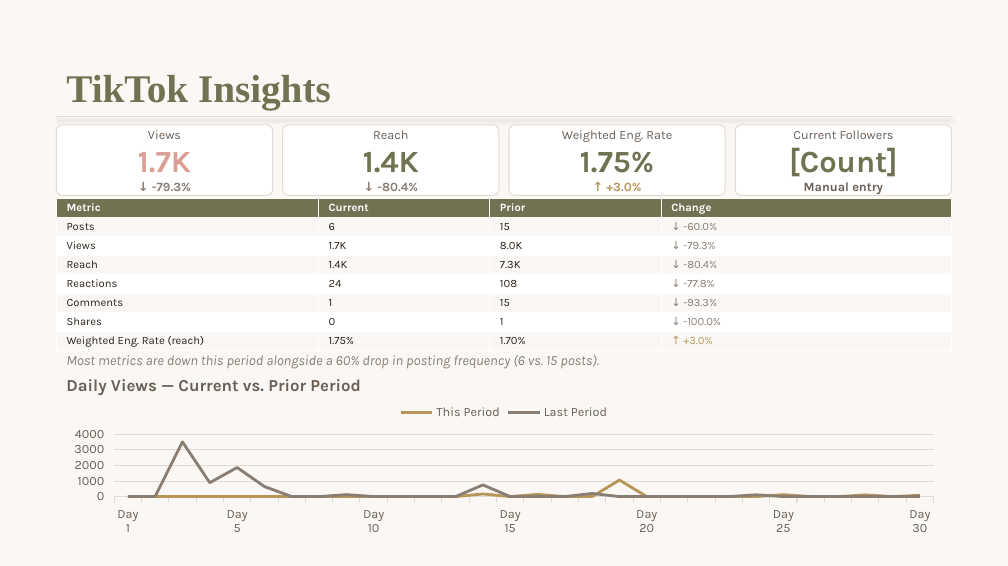
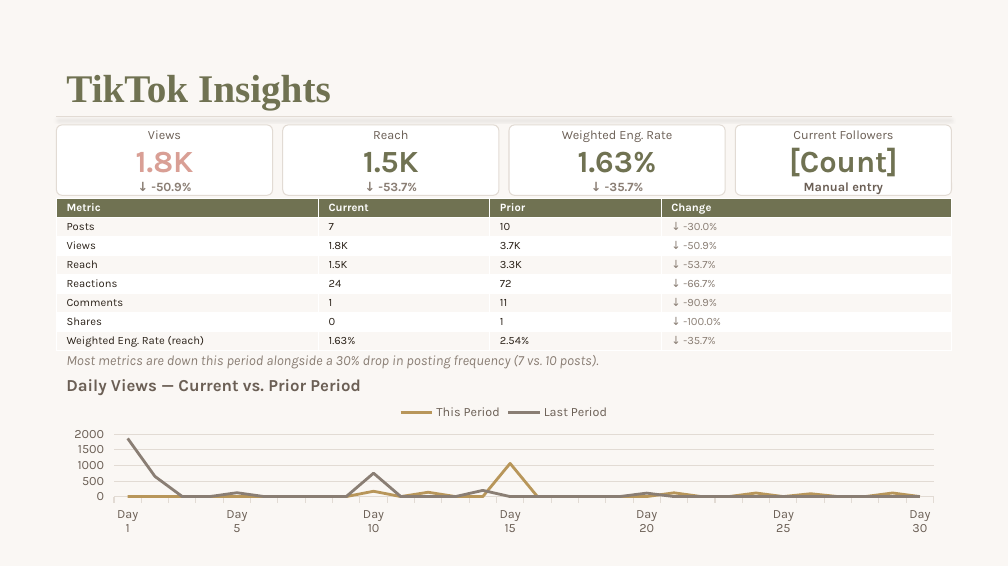
Before and after one commit to lakehousesocial-tech/salonveritas-monthly-report, a slide deck: slide 6 of Salon Veritas Monthly Report — September 2026.pptx. Drawn at 1008x566 pixels with LibreOffice and Linux fonts; fonts in the diff are those of the drawing. Boxes give left, top, right and bottom in pixels: in the first picture for what was removed or moved away, otherwise in the second. Text is boxed around its words. In the diff, an @@ line names an element or a change of style, - is before the commit and + after.

```diff
--- a/Salon Veritas Monthly Report — September 2026.pptx
+++ b/Salon Veritas Monthly Report — September 2026.pptx
@@ text in rounded rectangle at bbox=[136, 152, 194, 191]: text changed @@
-1.7K
-↓ -79.3%
+1.8K
+↓ -50.9%
@@ text in rounded rectangle at bbox=[363, 152, 419, 191]: text changed @@
-1.4K
-↓ -80.4%
+1.5K
+↓ -53.7%
@@ text in rounded rectangle at bbox=[578, 151, 657, 191]: text changed; text colour #B8965A to #8A7E74 @@
-1.75%
-↑ +3.0%
+1.63%
+↓ -35.7%
@@ table at bbox=[56, 199, 952, 351] @@
-row 2: Posts | 6 | 15 | ↓ -60.0%
+row 2: Posts | 7 | 10 | ↓ -30.0%
-row 3: Views | 1.7K | 8.0K | ↓ -79.3%
+row 3: Views | 1.8K | 3.7K | ↓ -50.9%
-row 4: Reach | 1.4K | 7.3K | ↓ -80.4%
+row 4: Reach | 1.5K | 3.3K | ↓ -53.7%
-row 5, column 3: 108
+row 5, column 3: 72
-row 5, column 4: ↓ -77.8%
+row 5, column 4: ↓ -66.7%
-row 6, column 3: 15
+row 6, column 3: 11
-row 6, column 4: ↓ -93.3%
+row 6, column 4: ↓ -90.9%
-row 8: Weighted Eng. Rate (reach) | 1.75% | 1.70% | ↑ +3.0%
+row 8: Weighted Eng. Rate (reach) | 1.63% | 2.54% | ↓ -35.7%
@@ text at bbox=[66, 355, 599, 369]: text changed @@
-Most metrics are down this period alongside a 60% drop in posting frequency (6 vs. 15 posts).
+Most metrics are down this period alongside a 30% drop in posting frequency (7 vs. 10 posts).
@@ line chart at bbox=[56, 394, 952, 539] @@
-This Period: 0, 0, 0, 0, 0, 0, 0, 0, 0, 0, 0, 0, 0, 200, 0, 100, 0, 0, 1100, 0, 0, 0, 0, 0, 100, 0, 0, 100, 0, 100
+This Period: 0, 0, 0, 0, 0, 0, 0, 0, 0, 170, 0, 140, 0, 0, 1060, 0, 0, 0, 0, 0, 120, 0, 0, 110, 0, 90, 0, 0, 120, 0
-Last Period: 0, 0, 3500, 900, 1900, 600, 0, 0, 100, 0, 0, 0, 0, 700, 0, 0, 0, 200, 0, 0, 0, 0, 0, 100, 0, 0, 0, 0, 0, 0
+Last Period: 1860, 640, 0, 0, 120, 0, 0, 0, 0, 750, 0, 0, 0, 200, 0, 0, 0, 0, 0, 110, 0, 0, 0, 0, 0, 0, 0, 0, 0, 0
```
Also in this commit, not shown: 6 other slides changed, 2 other files.
